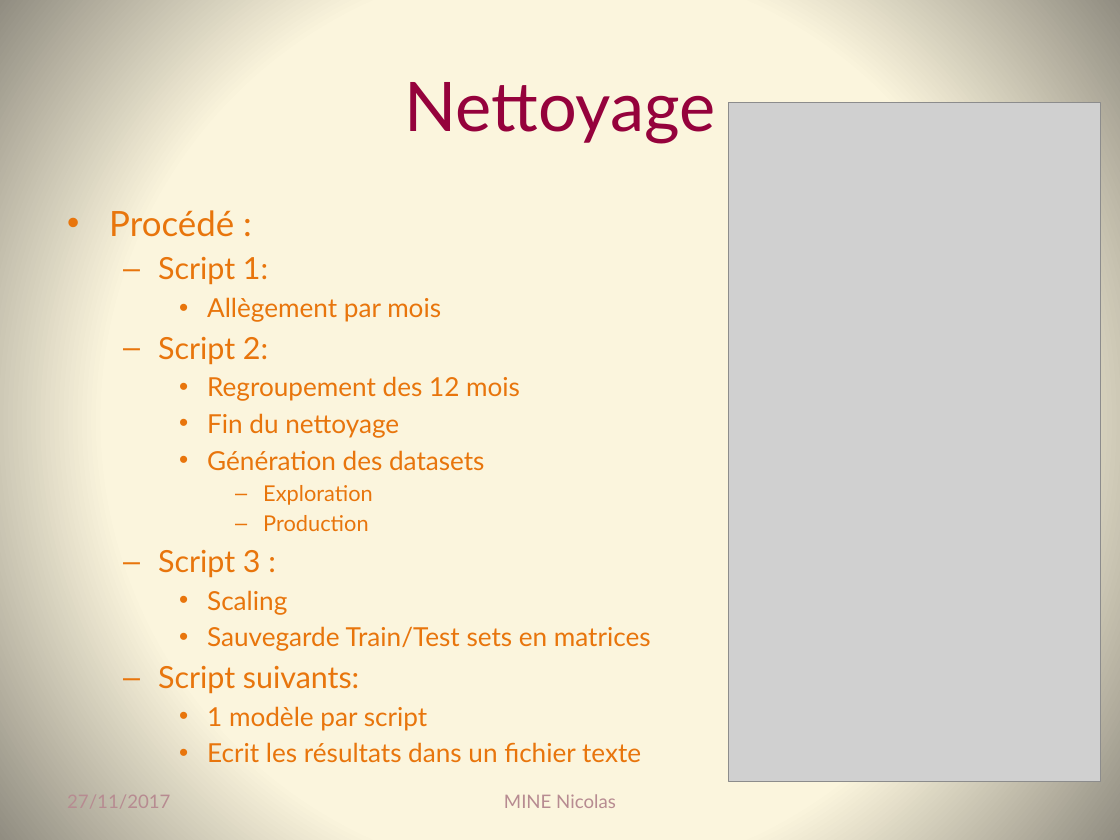
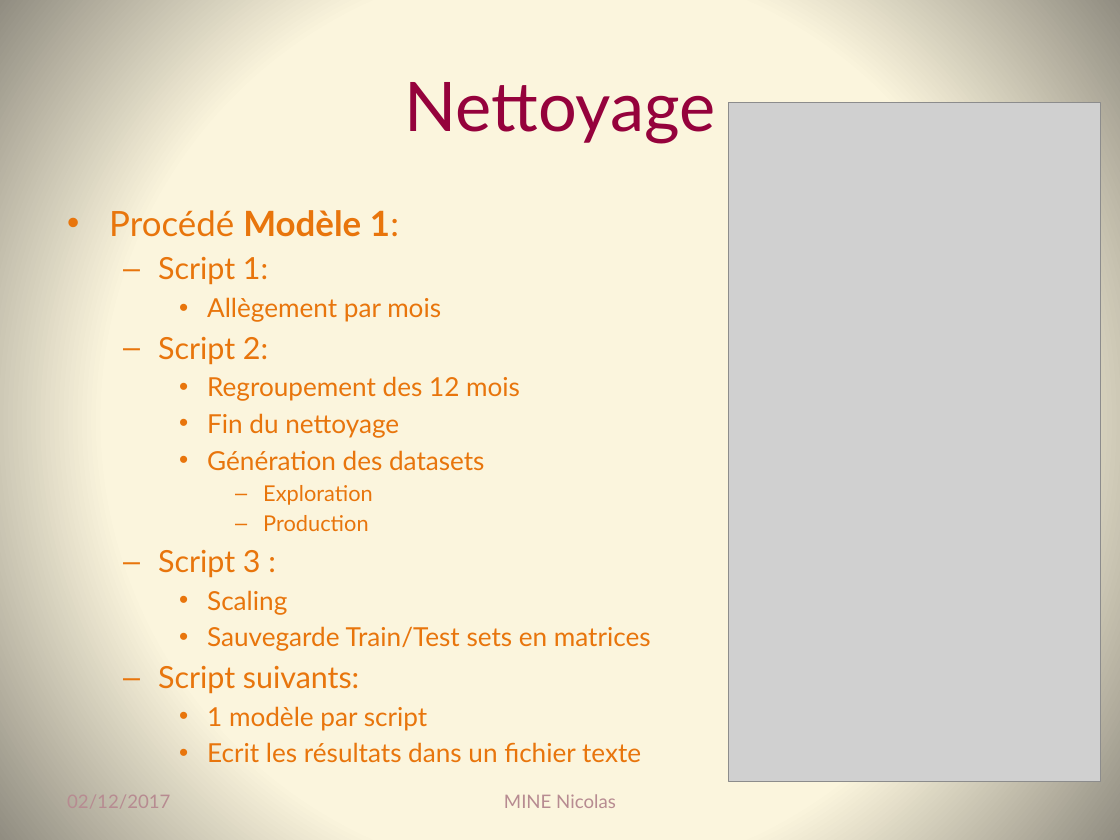
Before and after one commit to Coni63/OC_DS, a slide deck: slide 6 of P4/Presentation-projet_4.pptx. Drawn at 1120x840 pixels with LibreOffice and Linux fonts; fonts in the diff are those of the drawing; grey boxes stand for pictures. Boxes give left, top, right and bottom in pixels: in the first picture for what was removed or moved away, otherwise in the second. Text is boxed around its words. In the diff, an @@ line names an element or a change of style, - is before the commit and + after.

```diff
--- a/P4/Presentation-projet_4.pptx
+++ b/P4/Presentation-projet_4.pptx
@@ text at (x1=109, y1=210, x2=399, y2=237): text changed @@
-• Procédé :
+• Procédé Modèle 1:
@@ text at (x1=67, y1=795, x2=170, y2=808): text changed @@
-27/11/2017
+02/12/2017
```
Also in this commit, not shown: 21 other slides changed, 15 slides added, 1 slide removed, 25 other files.
